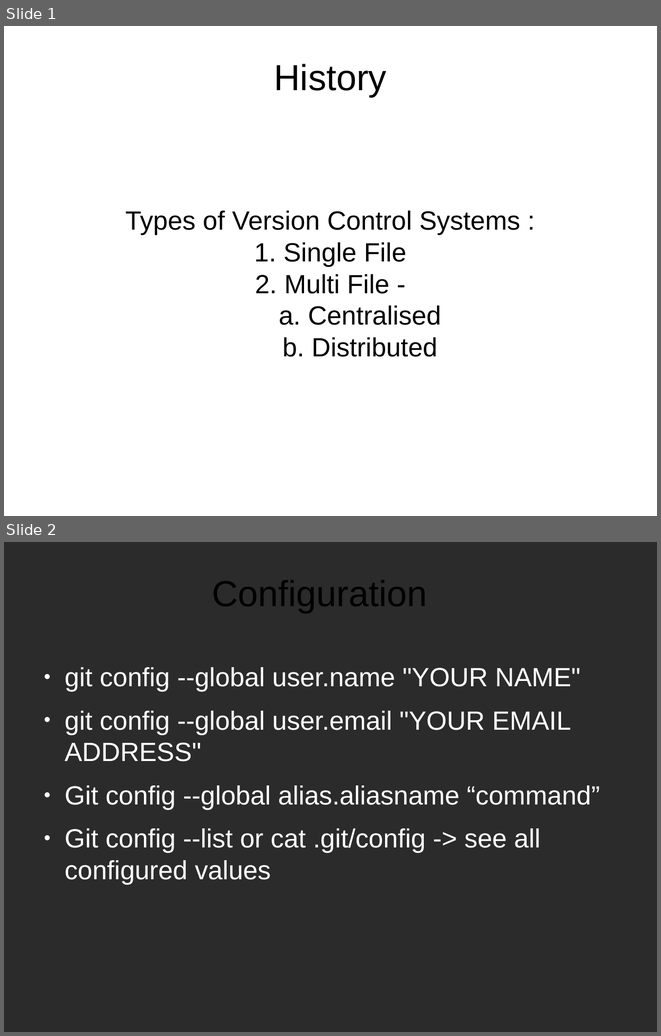
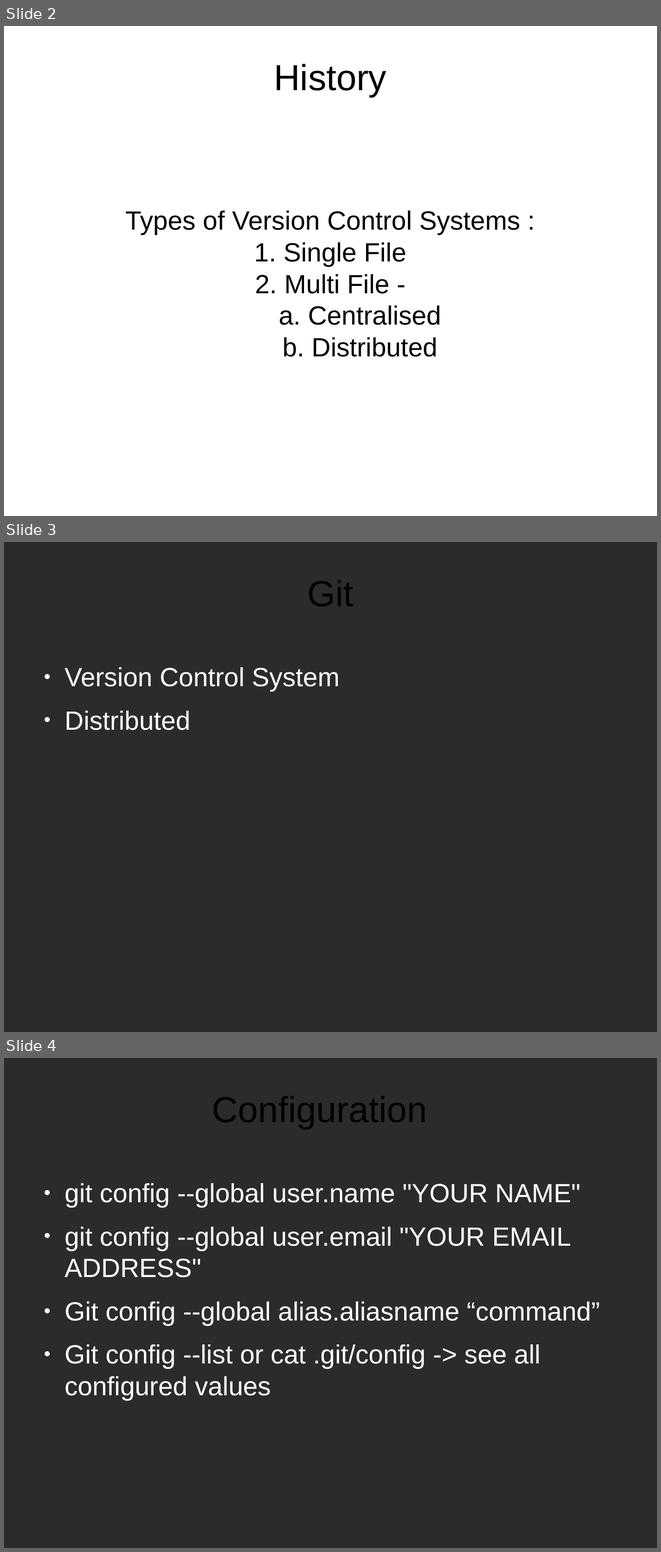
Before and after one commit to tanmayrajani/Internship_PreWork, a slide deck: Git/Git_Notes.odp. Shown one above the other, each under a label of ours: slides 1 and 2 before the commit, slides 2, 3 and 4 after it. The pictures are 661x1036 and 661x1552 pixels, drawn with LibreOffice and Linux fonts; fonts in the diff are those of the drawing; background and template pictures are left out; a plain dark background stands for a picture behind light text. Boxes give left, top, right and bottom in pixels: in the first picture for what was removed or moved away, otherwise in the second. Text is boxed around its words. In the diff, an @@ line names an element or a change of style, - is before the commit and + after.

```diff
--- a/Git/Git_Notes.odp
+++ b/Git/Git_Notes.odp
@@ slide 3 added at [4, 542, 657, 1032], background picture (left out) @@
@@ title added at [307, 580, 353, 606], 44 pt, text #000000 @@
+Git
@@ text added at [64, 667, 340, 730], 32 pt, text #FFFFFF @@
+● Version Control System
+● Distributed
@@ what was slide 1 is now slide 2 @@
@@ what was slide 2 is now slide 4 @@
```
Also in this commit, not shown: 1 other slide added, 2 other files.
